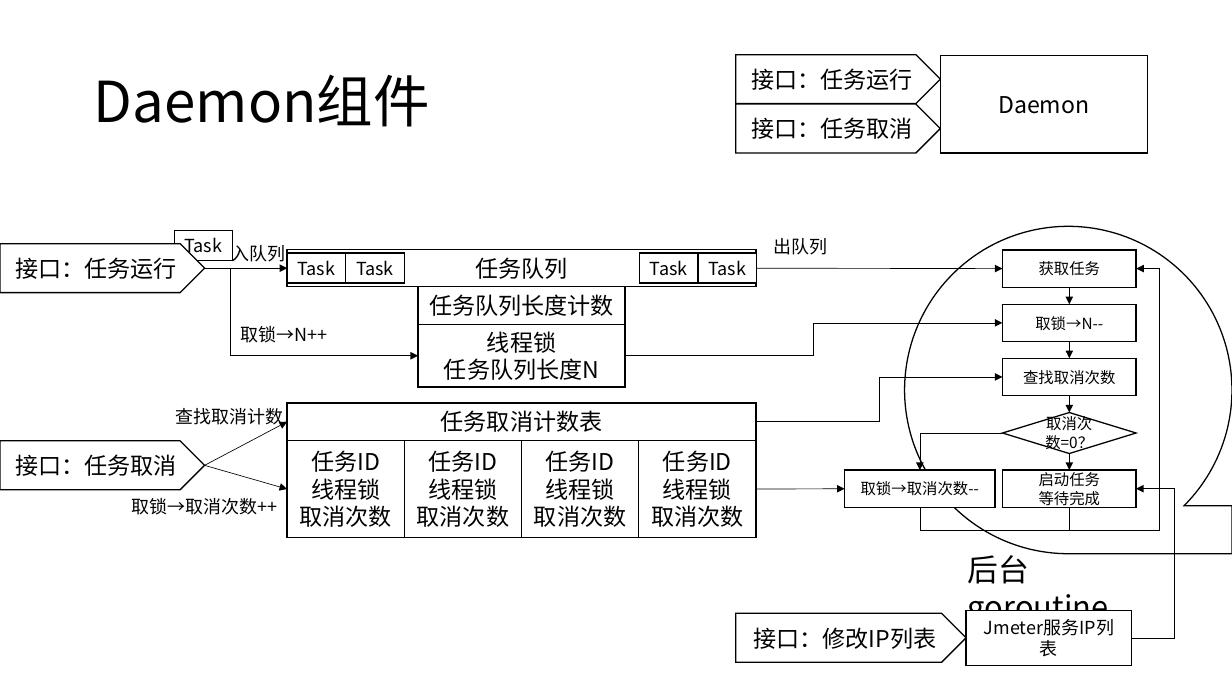
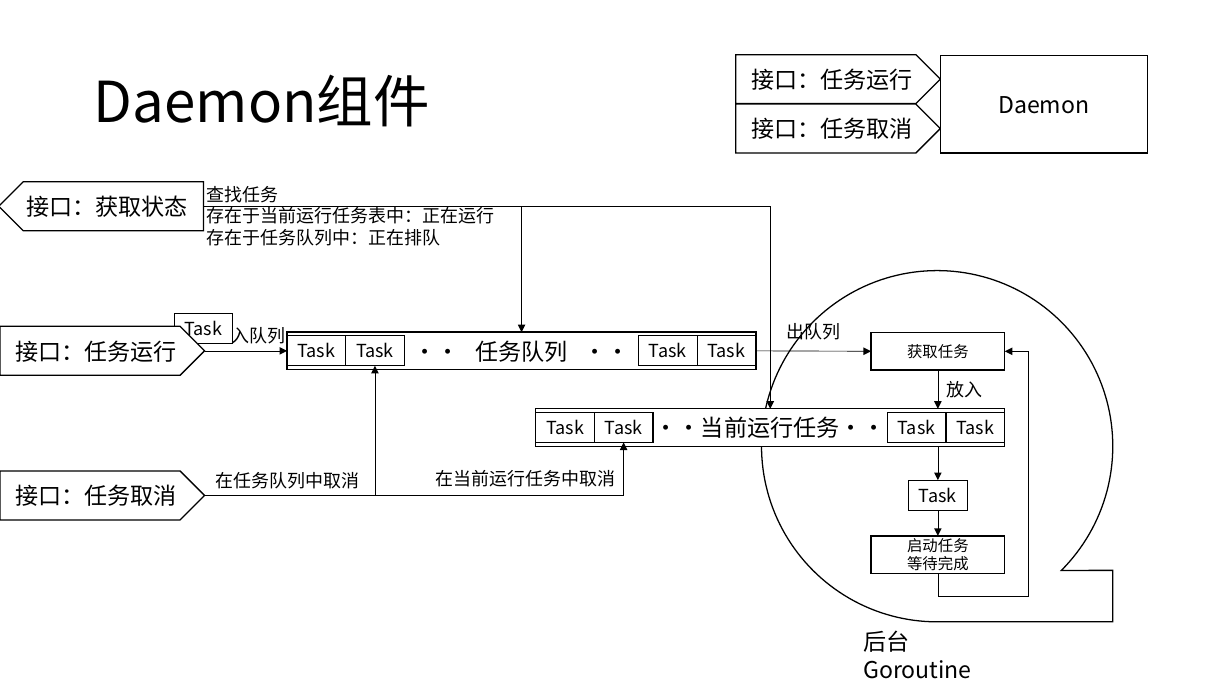
Before and after one commit to WuXiSTC/PressureMeter, a slide deck: slide 9 of 设计图.pptx. Drawn at 1232x693 pixels with LibreOffice and Linux fonts; fonts in the diff are those of the drawing. Boxes give left, top, right and bottom in pixels: in the first picture for what was removed or moved away, otherwise in the second. Text is boxed around its words. In the diff, an @@ line names an element or a change of style, - is before the commit and + after.

```diff
--- a/设计图.pptx
+++ b/设计图.pptx
@@ pentagon arrow added at bbox=[0, 182, 203, 231], fill #FFFFFF, outline #000000 1 pt, 18 pt, text #000000 @@
+接口：获取状态
@@ elbow arrow moved from (204, 268) - (419, 356) to (203, 206) - (521, 332) @@
@@ elbow arrow added from (203, 206) to (771, 409), #000000 0.5 pt @@
@@ text added at bbox=[206, 186, 494, 246], 14 pt, text #000000 @@
+查找任务
+存在于当前运行任务表中：正在运行
+存在于任务队列中：正在排队
@@ flow chart magnetic tape: place and size @@
-flow chart magnetic tape at bbox=[905, 226, 1232, 554]
+flow chart magnetic tape at bbox=[762, 271, 1113, 622]
@@ text "入队列": place and size @@
-text "入队列" at bbox=[232, 241, 286, 265]
+text "入队列" at bbox=[232, 324, 286, 348]
@@ text "出队列" rewrapped from bbox=[773, 238, 827, 255] to bbox=[786, 319, 840, 343] @@
@@ arrow moved from (204, 268) - (287, 268) to (204, 351) - (287, 351) @@
@@ text in rectangle at bbox=[475, 340, 567, 362]: text changed @@
-任务队列
+······ 任务队列 ······
@@ 6 rectangles, 1 pentagon arrow: place and size @@
-6 rectangles, 1 pentagon arrow at bbox=[0, 231, 757, 293]
+6 rectangles, 1 pentagon arrow at bbox=[0, 313, 756, 375]
@@ arrow moved from (756, 268) - (1003, 269) to (756, 351) - (872, 351) @@
@@ rectangle "获取任务": place and size @@
-rectangle "获取任务" at bbox=[1003, 250, 1137, 287]
+rectangle "获取任务" at bbox=[872, 333, 1006, 370]
@@ elbow arrow moved from (1069, 507) - (1137, 269) to (938, 573) - (1005, 351) @@
@@ elbow arrow added from (204, 495) to (375, 366), #000000 0.5 pt @@
@@ group removed at bbox=[132, 269, 1160, 538]: 10 rectangles, 5 texts, 5 arrows, 2 elbow arrows, 1 diamond, 1 elbow line @@
-任务取消计数表
-任务ID
-线程锁
-取消次数
-任务ID
-线程锁
-取消次数
-任务ID
-线程锁
-取消次数
-任务ID
-线程锁
-取消次数
-任务队列长度计数
-线程锁
-任务队列长度N
-取锁→N++
-取锁→取消次数++
-查找取消计数
-是
-否
-取锁→N--
-查找取消次数
-取锁→取消次数--
-取消次数=0？
@@ arrow moved from (1069, 287) - (1069, 304) to (938, 370) - (938, 409) @@
@@ elbow arrow moved from (625, 356) - (1003, 323) to (204, 495) - (624, 443) @@
@@ group added at bbox=[536, 381, 1005, 511]: 6 rectangles, 1 text, 1 arrow @@
+······当前运行任务······
+Task
+Task
+Task
+Task
+放入
+Task
@@ pentagon arrow "接口：任务取消": place and size @@
-pentagon arrow "接口：任务取消" at bbox=[0, 441, 204, 490]
+pentagon arrow "接口：任务取消" at bbox=[0, 471, 204, 520]
@@ text added at bbox=[216, 472, 360, 489], 14 pt, text #000000 @@
+在任务队列中取消
@@ text added at bbox=[435, 470, 615, 487], 14 pt, text #000000 @@
+在当前运行任务中取消
@@ elbow arrow removed from (1132, 638) to (1137, 489) @@
@@ rectangle "启动任务": place and size @@
-rectangle "启动任务" at bbox=[1003, 470, 1137, 507]
+rectangle "启动任务" at bbox=[872, 536, 1006, 573]
@@ arrow moved from (1069, 454) - (1069, 470) to (938, 510) - (938, 536) @@
@@ pentagon arrow removed at bbox=[736, 614, 966, 663] @@
-接口：修改IP列表
@@ rectangle removed at bbox=[967, 611, 1132, 665] @@
-Jmeter服务IP列表
@@ text at bbox=[863, 630, 971, 679]: text changed; size 24 to 18 pt @@
-后台goroutine
+后台Goroutine
```
Also in this commit, not shown: 5 other slides changed, 1 slide removed, 1 other file.
